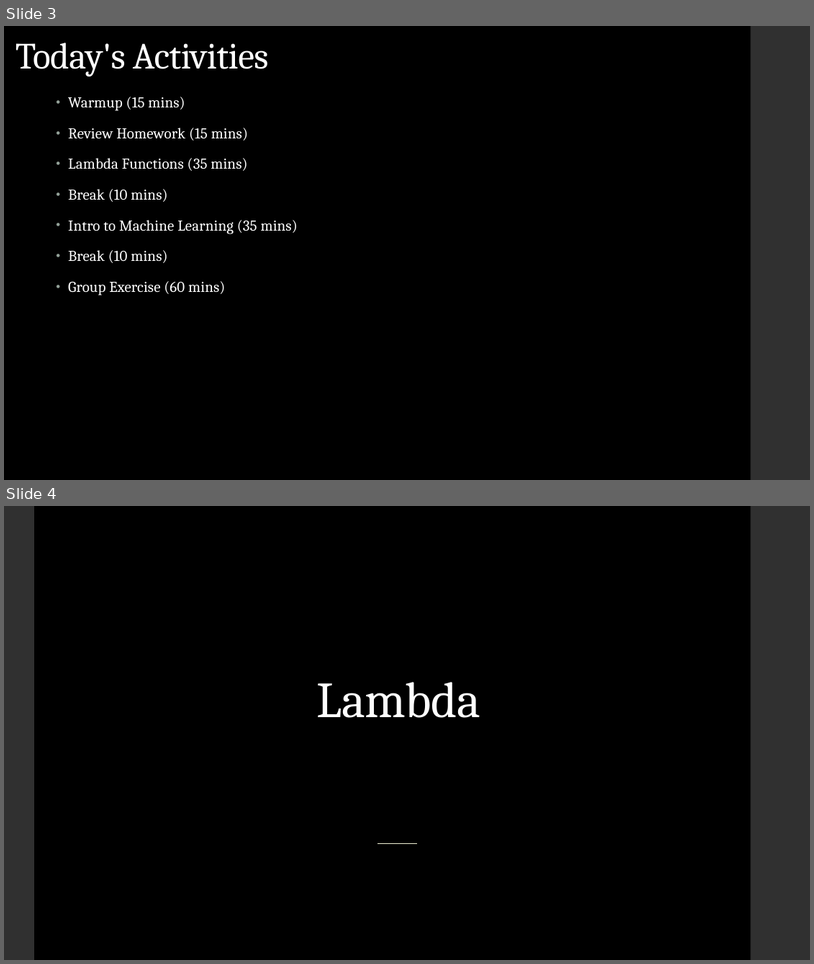
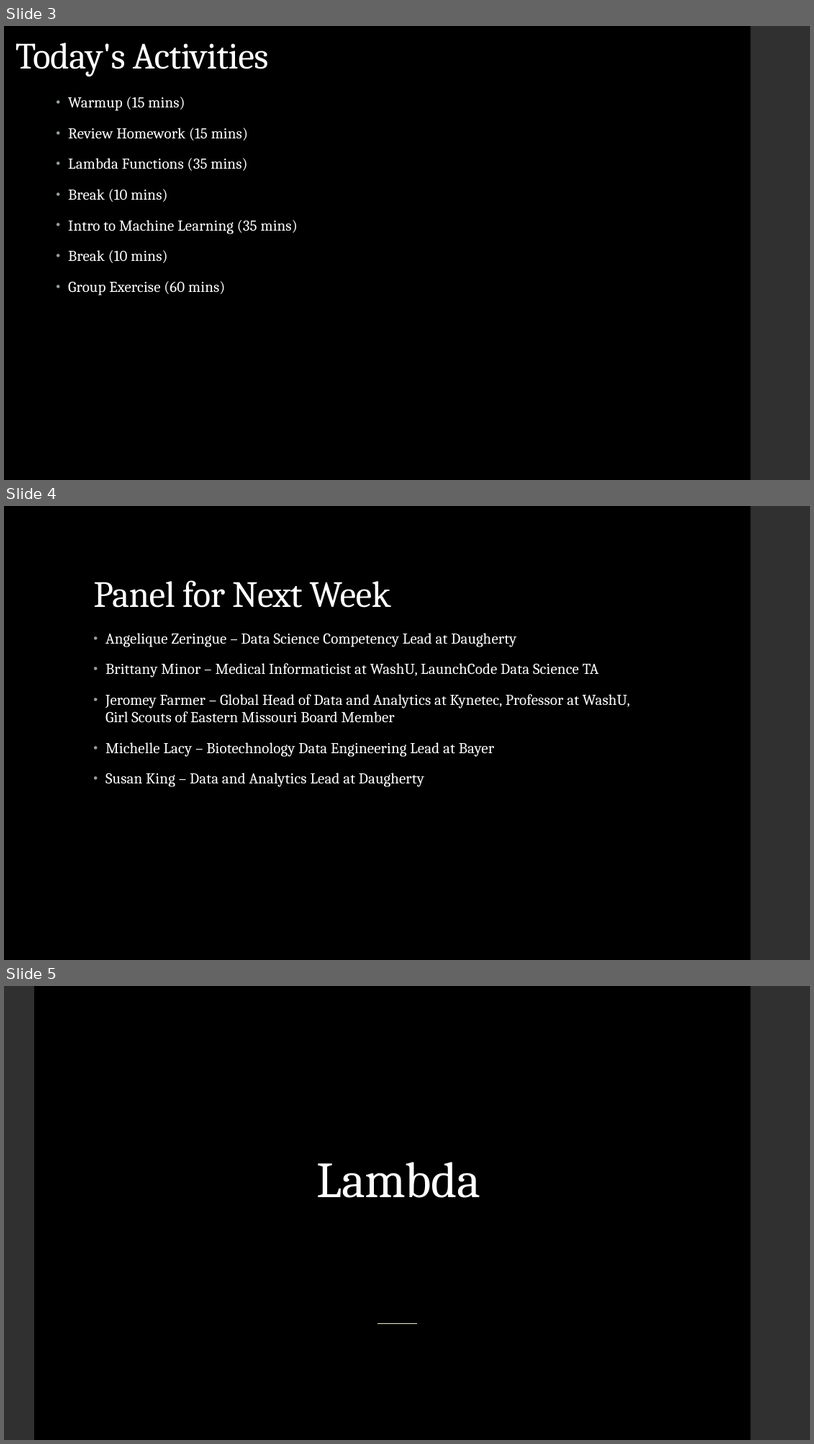
Before and after one commit to LaunchCoderGirlSTL/Data-Science-Assignments, a slide deck: course_material/week_12/week_12_presentation.pptx. Shown one above the other, each under a label of ours: slides 3 and 4 before the commit, slides 3, 4 and 5 after it. The pictures are 814x964 and 814x1444 pixels, drawn with LibreOffice and Linux fonts; fonts in the diff are those of the drawing. Boxes give left, top, right and bottom in pixels: in the first picture for what was removed or moved away, otherwise in the second. Text is boxed around its words. In the diff, an @@ line names an element or a change of style, - is before the commit and + after.

Commit message:
panelists

```diff
--- a/course_material/week_12/week_12_presentation.pptx
+++ b/course_material/week_12/week_12_presentation.pptx
@@ slide 4 added at [4,506,810,960], background #000000; not listed: 1 template element that a slide beside it also shows @@
@@ title added at [93,580,391,608], 44 pt, text #FFFFFF @@
+Panel for Next Week
@@ text added at [106,633,630,787], 18 pt, text #FFFFFF @@
+• Angelique Zeringue – Data Science Competency Lead at Daugherty
+• Brittany Minor – Medical Informaticist at WashU, LaunchCode Data Science TA
+• Jeromey Farmer – Global Head of Data and Analytics at Kynetec, Professor at WashU, Girl Scouts of Eastern Missouri Board Member
+• Michelle Lacy – Biotechnology Data Engineering Lead at Bayer
+• Susan King – Data and Analytics Lead at Daugherty
@@ what was slide 4 is now slide 5 @@
```
